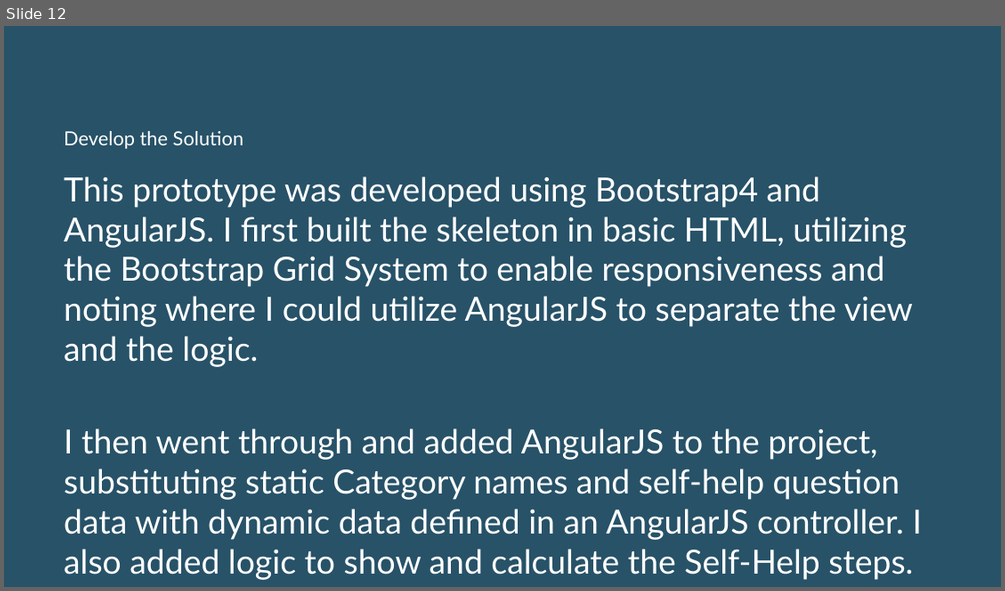
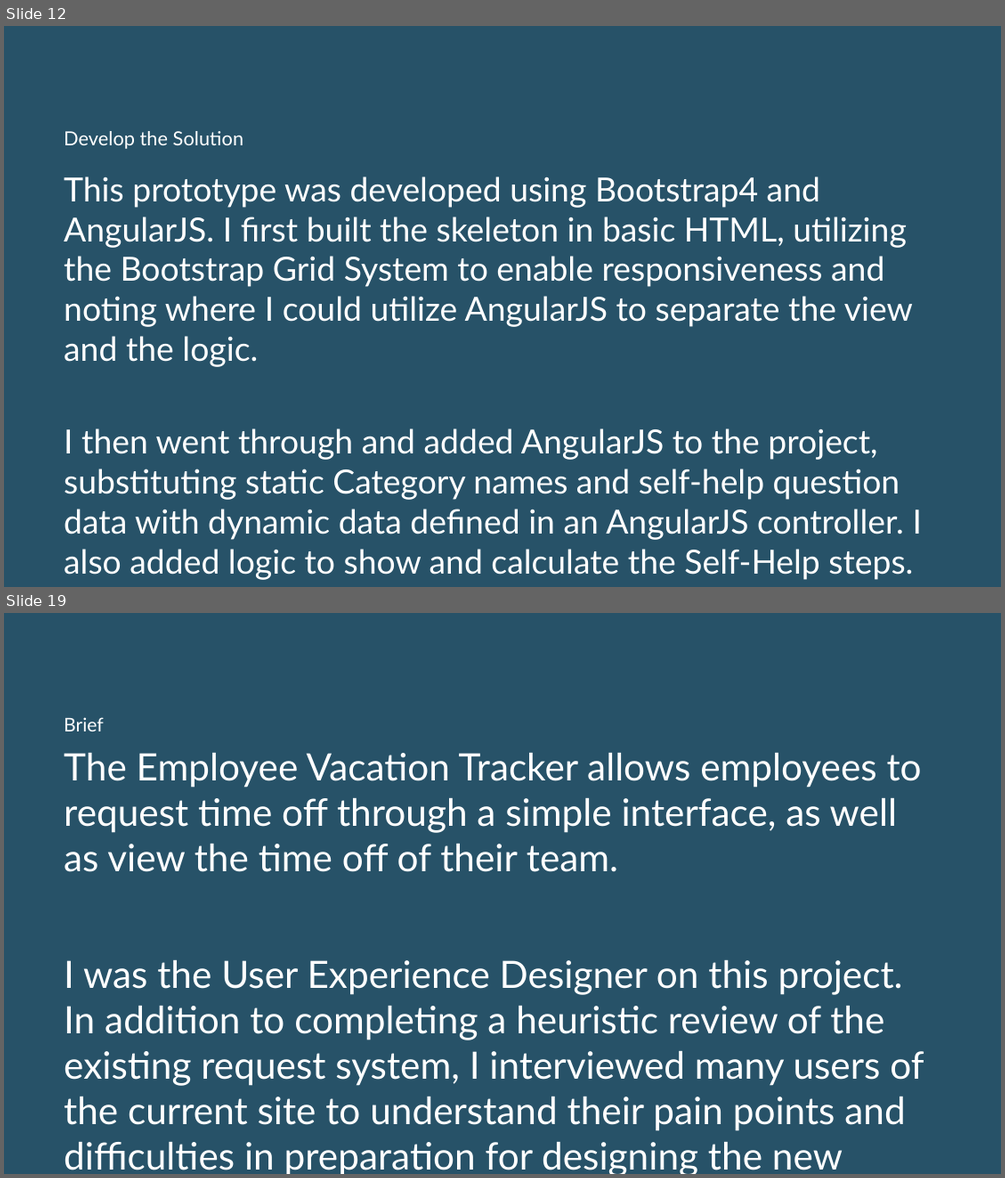
Before and after one commit to loriahpope/portfolio, a slide deck: app/assets/Loriah Pope Portfolio Presentation.pptx. Shown one above the other, each under a label of ours: slide 12 before the commit, slides 12 and 19 after it; the slides between them are not shown. The pictures are 1005x591 and 1005x1178 pixels, drawn with LibreOffice and Linux fonts; fonts in the diff are those of the drawing. Boxes give left, top, right and bottom in pixels: in the first picture for what was removed or moved away, otherwise in the second. Text is boxed around its words. In the diff, an @@ line names an element or a change of style, - is before the commit and + after.

Commit message:
adding all feedback points

```diff
--- a/app/assets/Loriah Pope Portfolio Presentation.pptx
+++ b/app/assets/Loriah Pope Portfolio Presentation.pptx
@@ slide 19 added at (x1=4, y1=613, x2=1001, y2=1174), background #275268 @@
@@ text added at (x1=64, y1=717, x2=923, y2=1174), 27.2 pt, text #FFFFFF @@
+Brief
+The Employee Vacation Tracker allows employees to request time off through a simple interface, as well as view the time off of their team.
+I was the User Experience Designer on this project. In addition to completing a heuristic review of the existing request system, I interviewed many users of the current site to understand their pain points and difficulties in preparation for designing the new tracker.
```
Also in this commit, not shown: 9 other slides added, 9 other files.
